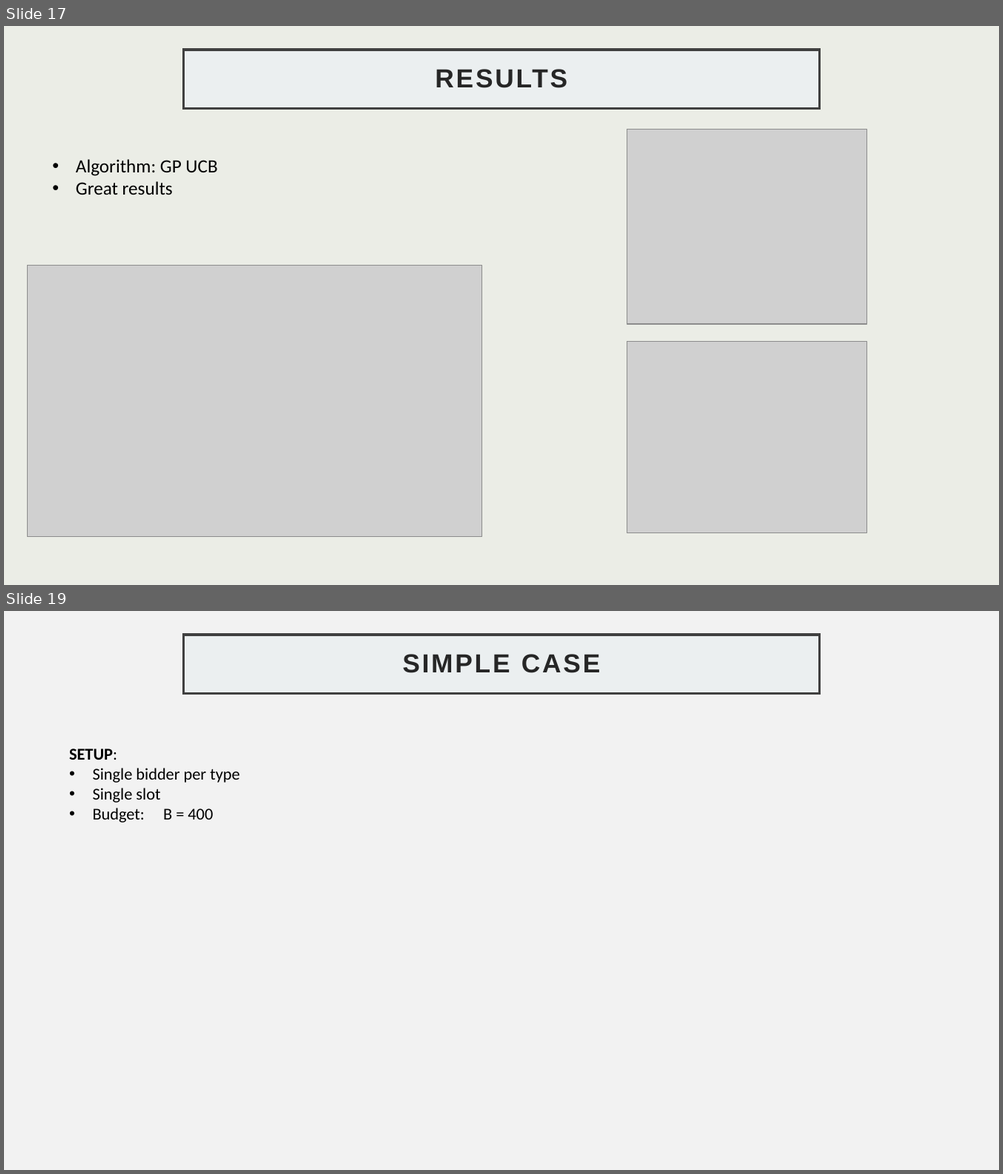
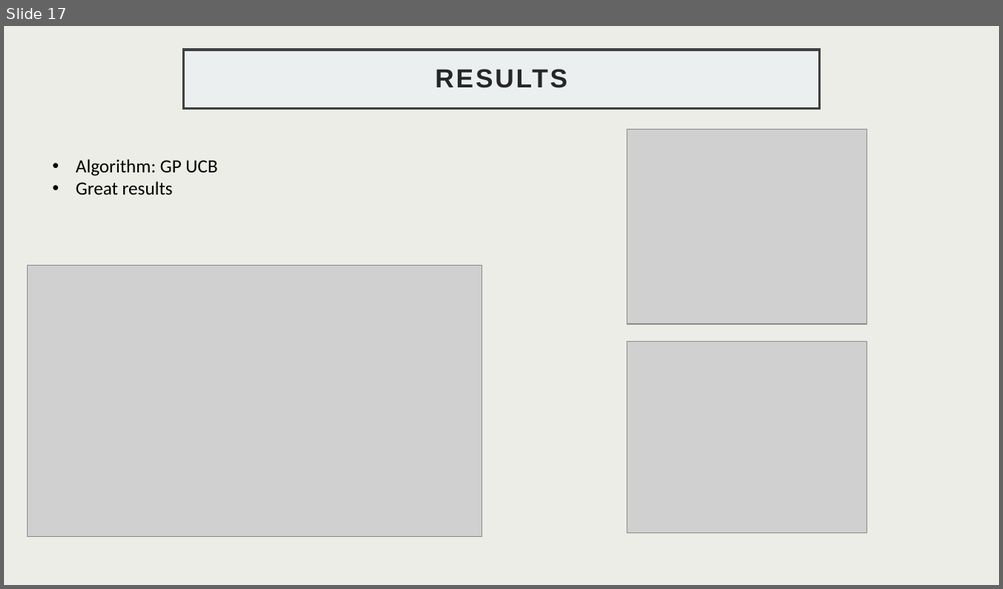
Before and after one commit to GabriFarace/OLA-project, a slide deck: SLIDES.pptx. Shown one above the other, each under a label of ours: slides 17 and 19 before the commit, slide 17 after it; the slides between them are not shown. The pictures are 1003x1174 and 1003x589 pixels, drawn with LibreOffice and Linux fonts; fonts in the diff are those of the drawing; grey boxes stand for pictures. Boxes give left, top, right and bottom in pixels: in the first picture for what was removed or moved away, otherwise in the second. Text is boxed around its words. In the diff, an @@ line names an element or a change of style, - is before the commit and + after.

```diff
--- a/SLIDES.pptx
+++ b/SLIDES.pptx
@@ slide 19 removed at (4,611,999,1170), background #F2F2F2 @@
@@ title removed at (183,635,819,694) @@
-SIMPLE CASE
@@ text removed at (69,749,239,823) @@
-SETUP:
-• Single bidder per type
-• Single slot
-• Budget: B = 400
```
Also in this commit, not shown: 3 slides changed, 4 slides added, 2 other slides removed.
